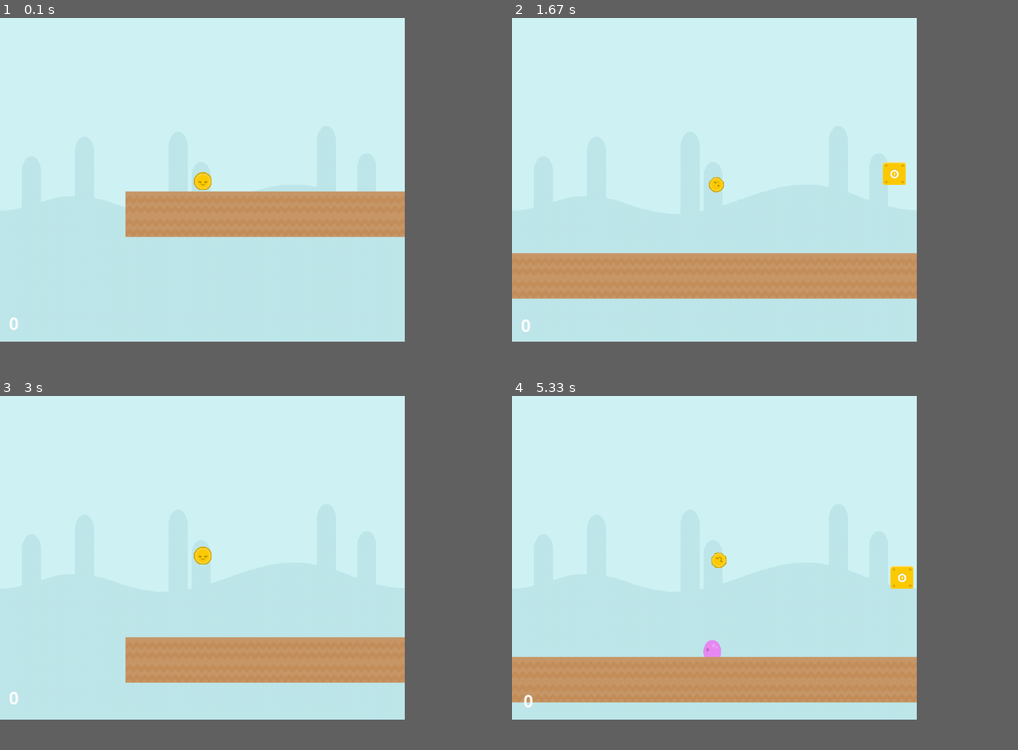
Above: before the commit, frames 1-4 (two rows, left to right).
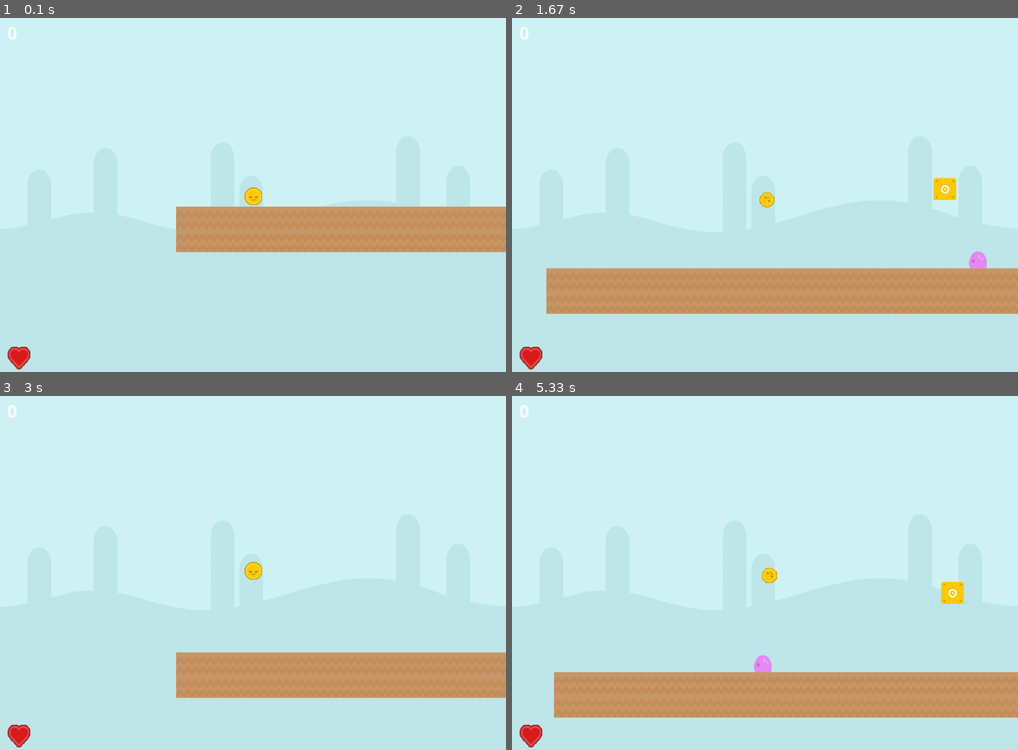
Above: after the commit, the same moments.

Repository: Shaker-Z/ProjectPygame
Game: pygame game, started from Project PyGame/game.py
Same seed, same stepped clock (60 frames per second), same inputs: the game is played once before the commit and once after it.
Inputs:
- Up to frame 1 (0.1 s): type "1 (at the terminal prompt)" at 0 s
- Up to frame 2 (1.67 s): hold Right 0.33-0.8 s; hold Up 0.83-1.13 s; hold Right 1.17-1.63 s
- Up to frame 3 (3 s): hold Left 1.67-2.2 s; hold Left 2.23-2.63 s; hold Up from 2.67 s (still down)
- Up to frame 4 (5.33 s): release Up at 3.03 s; hold Right 3.07-3.7 s; hold Left 3.73-4.2 s; hold Right 4.23-4.7 s; hold Up 4.73-5.03 s; hold Right from 5.07 s (still down)
In our replay, the window is 720x576 before the commit and 900x630 after it. These sizes can differ from the game's own. Grey fills any space a smaller window leaves; there, only what the larger window draws over its background counts as a difference.

The runs differ from the first frame. In frame 1, 8.4% of the frame differs, in the area x 1-100%, y 2-100%; in frame 2, 11%; in frame 3, 8.5%; in frame 4, 11%, in the area x 0-100%, y 2-100%.

Commit message:
Cherry!!! And HUD

Diff:
--- a/Project PyGame/blocks.py
+++ b/Project PyGame/blocks.py
@@ -29,6 +29,15 @@
         self.rect = pygame.Rect(x, y, PLATFORM_WIDTH, PLATFORM_HEIGHT)
 
 
+class ItemBlock(Block):
+    def __init__(self, x, y, item):
+        Block.__init__(self, x, y)
+        self.image = pygame.transform.scale(pygame.image.load('data/objects/boxItem.png').convert(),
+                                            (PLATFORM_WIDTH, PLATFORM_HEIGHT))
+        self.image.set_colorkey((0, 0, 0))
+        self.item = item
+
+
 class Coin(pygame.sprite.Sprite):
     def __init__(self, x, y):
         pygame.sprite.Sprite.__init__(self)
@@ -36,6 +45,15 @@
                                             (PLATFORM_WIDTH, PLATFORM_HEIGHT))
         self.image.set_colorkey((0, 0, 0))
         self.rect = pygame.Rect(x, y, PLATFORM_WIDTH+1, PLATFORM_HEIGHT+1)
+
+
+class HP(pygame.sprite.Sprite):
+    def __init__(self, x, y):
+        pygame.sprite.Sprite.__init__(self)
+        self.image = pygame.transform.scale(pygame.image.load('data/objects/heart.png').convert(),
+                                            (PLATFORM_WIDTH, PLATFORM_HEIGHT))
+        self.image.set_colorkey((0, 0, 0))
+        self.rect = pygame.Rect(x, y, PLATFORM_WIDTH, PLATFORM_HEIGHT)
 
 
 class FlyingPlatform(pygame.sprite.Sprite):
--- a/Project PyGame/enemy.py
+++ b/Project PyGame/enemy.py
@@ -3,13 +3,12 @@
 MOVE_SPEED = 2
 WIDTH = 35
 HEIGHT = 33
+CH_WIDTH = 35
+CH_HEIGHT = 35
 HG_WIDTH = 33
 HG_HEIGHT = 33
 TM_WIDTH = 41
 TM_HEIGHT = 45
-EN_COLOR = "#ff1111"
-HG_COLOR = "#fffe33"
-TM_COLOR = "#11fffe"
 GRAVITY = 0.35
 
 
@@ -99,7 +98,7 @@
         if self.killable:
             for e in enemys:
                 if pygame.sprite.collide_rect(self, e):
-                    if e != self:
+                    if e != self and e.__class__.__name__ != 'Cherry':
                         e.kill()
 
 
@@ -135,3 +134,45 @@
         if self.rect.midbottom == self.platfom.rect.midbottom:
             self.yvel = abs(self.yvel)
         self.rect.y -= self.yvel
+
+
+class Cherry(pygame.sprite.Sprite):
+    def __init__(self, x, y):
+        pygame.sprite.Sprite.__init__(self)
+        self.xvel = MOVE_SPEED - 1
+        self.image = pygame.transform.scale(pygame.image.load('data/enemys/cherry.png').convert(),
+                                            (CH_WIDTH, CH_HEIGHT))
+        self.image.set_colorkey((0, 0, 0))
+        self.rect = pygame.Rect(x, y+7, CH_WIDTH, CH_HEIGHT)
+        self.startY = self.rect.y
+        self.startX = self.rect.x
+        self.active = False
+        self.yvel = 0
+        self.onGround = False
+        self.killable = True
+
+    def update(self, platforms, enemys):
+        if self.active:
+            if not self.onGround:
+                self.yvel += GRAVITY
+            self.onGround = False
+            self.rect.y += self.yvel
+            self.collide(0, self.yvel, platforms, enemys)
+
+            self.rect.x += self.xvel
+            self.collide(self.xvel, 0, platforms, enemys)
+
+    def collide(self, xvel, yvel, platforms, enemys):
+        for p in platforms:
+            if pygame.sprite.collide_rect(self, p):
+                if xvel > 0:
+                    self.rect.right = p.rect.left
+                if xvel < 0:
+                    self.rect.left = p.rect.right
+                if yvel > 0:
+                    self.rect.bottom = p.rect.top
+                    self.onGround = True
+                    self.yvel = 0
+                if yvel < 0:
+                    self.rect.top = p.rect.bottom
+                    self.yvel = 0
--- a/Project PyGame/game.py
+++ b/Project PyGame/game.py
@@ -3,8 +3,8 @@
 from enemy import *
 import pygame
 
-WIN_WIDTH = 800
-WIN_HEIGHT = 640
+WIN_WIDTH = 1000
+WIN_HEIGHT = 700
 DISPLAY = (WIN_WIDTH, WIN_HEIGHT)
 BACKGROUND_COLOR = "#004400"
 
@@ -27,10 +27,7 @@
     pygame.init()
     screen = pygame.display.set_mode(DISPLAY)
     pygame.display.set_caption("Super Kolobok Bros")
-    # bg = pygame.Surface((WIN_WIDTH, WIN_HEIGHT))
-
     timer = pygame.time.Clock()
-    # bg.fill(pygame.Color(BACKGROUND_COLOR))
     entities = pygame.sprite.Group()
     enemys = pygame.sprite.Group()
     updateble_platforms = pygame.sprite.Group()
@@ -78,6 +75,15 @@
                 coins.add(cn)
                 entities.add(bl)
                 platforms.append(bl)
+                enemy_platforms.append(bl)
+            if col == '&':
+                ch = Cherry(x, y)
+                entities.add(ch)
+                enemys.add(ch)
+                ib = ItemBlock(x, y, ch)
+                entities.add(ib)
+                platforms.append(ib)
+                enemy_platforms.append(ib)
             if col == 'C':
                 cn = Coin(x, y)
                 entities.add(cn)
@@ -145,9 +151,13 @@
         entities.draw(screen)
         updateble_platforms.draw(screen)
         text = font.render(str(hero.score), True, (255, 255, 255))
-        text_rect = text.get_rect(topleft=(hero.rect.topright[0] - WIN_WIDTH//2,
-                                           hero.rect.topright[1] + WIN_HEIGHT//2.25))
+        text_rect = text.get_rect(topleft=(15, 15))
         screen.blit(text, text_rect)
+        x, y = 15, WIN_HEIGHT - 50
+        for i in range(hero.hp):
+            t = HP(x, y)
+            screen.blit(t.image, t.rect)
+            x += t.rect.w + 5
         pygame.display.update()
         timer.tick(60)
         if hero.hp == 0:
--- a/Project PyGame/level.txt
+++ b/Project PyGame/level.txt
@@ -1,8 +1,8 @@
                                                                                     %+ +      %                                                                                                                        !!!!
-                       #                                                            ----------   ---#                #              ---     -##-                                                                       !!!!
+                       #                                                            ----------   ---#                &              ---     -##-                                                                       !!!!
                                                                                                                                                                                                               ---      !!!!
                                                                                                                                                                                                              ----      !!!!
-                 #   -#-#-                        -           -                   -#-                                                                  -  -           --   -                                -----      !!!!
+                 #   -&-#-                        -           -                   -&-                                                                  -  -           --   -                                -----      !!!!
                                           -       -           -                                    #       -#     #  #  #        -           --       --  --         ---   --             --#-             ------      !!!!
                                ^          -       -           -                                                                                      ---  ---       ----   ---      -                     -------      !!!!
 %  *                   +       -          -+      -     + +   -                               %         + +         =       + +         + +  + +    ----  ----     -----   ----     -              + +   --------      !!!!
--- a/Project PyGame/level2.txt
+++ b/Project PyGame/level2.txt
@@ -1,11 +1,11 @@
 -------------------------------------------------------------------------------------------------------------------------------------------------------------------------------------------------
--                                                                 --  ------  ----      ----
+-                                                                 --  ------  ----      ------       -&-----
 -                                                                 --  ------  ----      ----
 -                                                                 --  ------  ---- % +% ----
 -                                                  CCCC         --        --   -    --           CCCCCC
 -                                                - ---- -       --        --   -    --           ------                                                                                      !!!
--                                    #       _   -C-  -C-       --    CCCC--   -C-  -- %+   %    ------                                                  +        ------                     !!!
--              #####           - -               ---  ---       ----  ------   ---  --  ----                                 ^                          +--                                  !!!
+-                                    #       _   -C-  -C-       --    CCCC--   -C-  -- %+   %    ------                                                  +        -----&                     !!!
+-              &####           - -               ---  ---       ----  ------   ---  --  ----                                 ^                          +--                                  !!!
 -                            - - - -   -                          --                                                    ^    -          --              ---                      ----------------
 -                        + - - - - -   - -                        --                                                    -    -    ^     --             ----                      ----------------
 -   *                   +- - - - - - + - -          = =           %%   =   + +               % %                   + + +-    -  + -     -- %          -----      % =      %      ----------------
--- a/Project PyGame/player.py
+++ b/Project PyGame/player.py
@@ -11,13 +11,11 @@
 class Player(pygame.sprite.Sprite):
     def __init__(self, x, y):
         pygame.sprite.Sprite.__init__(self)
-        self.hp = 5
+        self.hp = 1
         self.score = 0
         self.xvel = 0
         self.start_pos = (x, y)
-        # self.image = pygame.Surface((WIDTH, HEIGHT))
-        # self.image.fill(pygame.Color(COLOR))
-        self.original_image = pygame.transform.scale(pygame.image.load('data/enemys/alienYellow_badge1.png').convert(),
+        self.original_image = pygame.transform.scale(pygame.image.load('data/enemys/kolobok.png').convert(),
                                                      (WIDTH, HEIGHT))
         self.image = self.original_image
         self.angle = 0
@@ -91,6 +89,9 @@
                     if p.__class__.__name__ == 'Block':
                         p.kill()
                         del platforms[platforms.index(p)]
+                    if p.__class__.__name__ == 'ItemBlock':
+                        # p.item.rect.y += p.item.rect.h
+                        p.item.active = True
         for e in enemys:
             if pygame.sprite.collide_rect(self, e):
                 if (self.rect.collidepoint(e.rect.midtop[0], e.rect.midtop[1]+5) or
@@ -100,20 +101,26 @@
                     self.yvel = -JUMP_POWER * 0.6
                     if e.killable:
                         e.kill()
+                        self.score += 10
                     elif e.__class__.__name__ == 'Hedgehog':
                         e.hide()
                     elif e.__class__.__name__ == 'Termite':
                         self.hp -= 1
                         print(self.hp)
+                if e.__class__.__name__ == 'Cherry':
+                    e.kill()
+                    self.hp += 1
+                    print(self.hp)
 
         for c in coins:
             if pygame.sprite.collide_rect(self, c):
-                self.score += 10
+                self.score += 5
                 c.kill()
 
     def on_enemy(self, enemys):
         for e in enemys:
-            if self.rect.collidepoint(e.rect.midleft) or self.rect.collidepoint(e.rect.midright):
+            if (self.rect.collidepoint(e.rect.midleft) or self.rect.collidepoint(e.rect.midright)) \
+                    and e.__class__.__name__ != 'Cherry':
                 self.yvel = -JUMP_POWER * 0.5
                 self.clock.tick()
                 return True
Binary file added: Project PyGame/data/enemys/cherry.png
Renamed: Project PyGame/data/enemys/alienYellow_badge1.png -> Project PyGame/data/enemys/kolobok.png
Binary file added: Project PyGame/data/objects/heart.png
